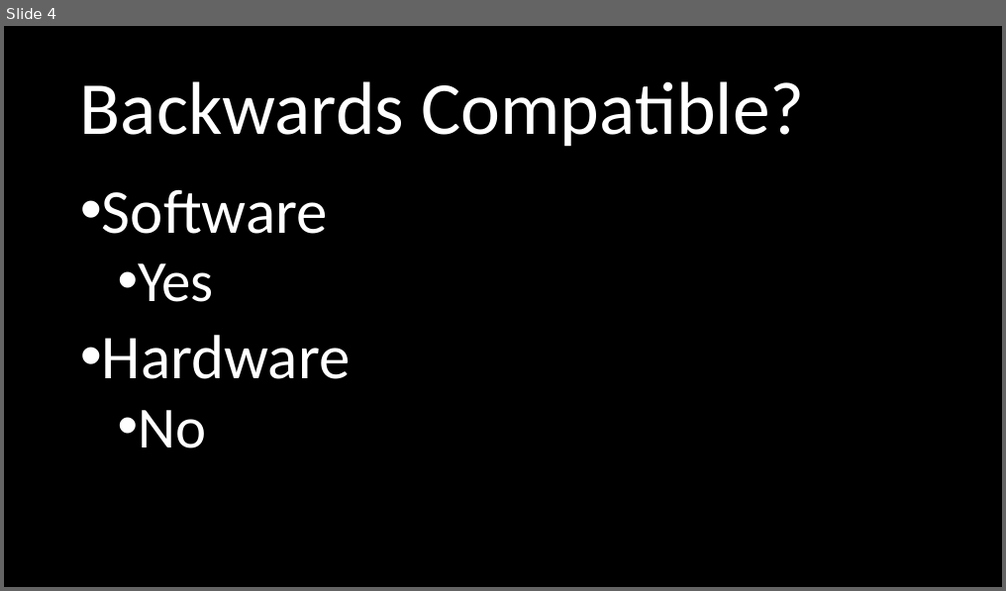
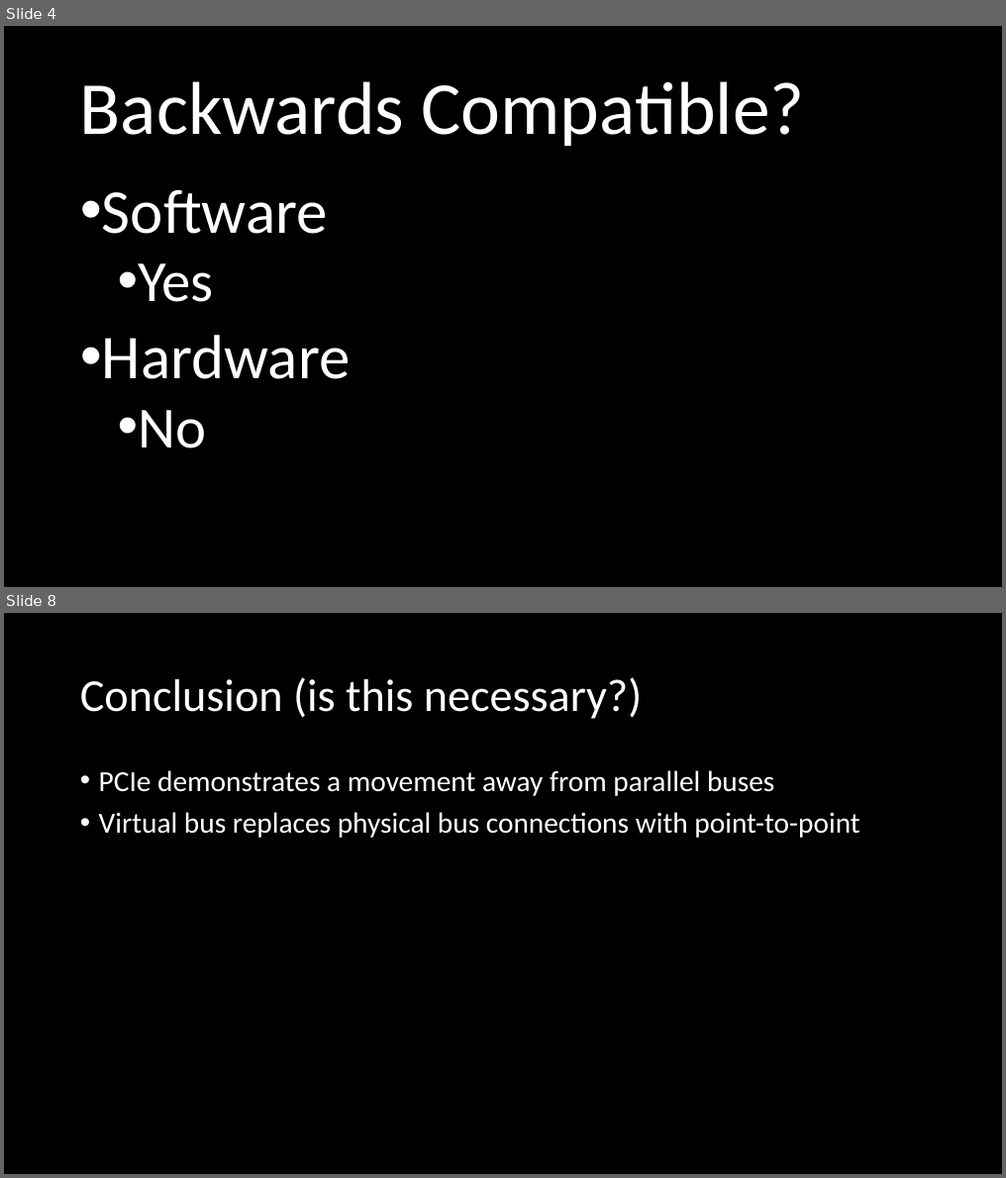
Before and after one commit to dstockhouse/pci-express-report, a slide deck: pcie_seanlink_davidstockhouse.pptx. Shown one above the other, each under a label of ours: slide 4 before the commit, slides 4 and 8 after it; the slides between them are not shown. The pictures are 1006x591 and 1006x1178 pixels, drawn with LibreOffice and Linux fonts; fonts in the diff are those of the drawing. Boxes give left, top, right and bottom in pixels: in the first picture for what was removed or moved away, otherwise in the second. Text is boxed around its words. In the diff, an @@ line names an element or a change of style, - is before the commit and + after.

```diff
--- a/pcie_seanlink_davidstockhouse.pptx
+++ b/pcie_seanlink_davidstockhouse.pptx
@@ slide 8 added at bbox=[4, 613, 1002, 1174], background #000000 @@
@@ title added at bbox=[80, 677, 642, 719], 44 pt, text #FFFFFF @@
+Conclusion (is this necessary?)
@@ text added at bbox=[99, 770, 859, 838], 28 pt, text #FFFFFF @@
+• PCIe demonstrates a movement away from parallel buses
+• Virtual bus replaces physical bus connections with point-to-point
```
Also in this commit, not shown: 4 slides changed, 1 other slide added, 3 other files.
